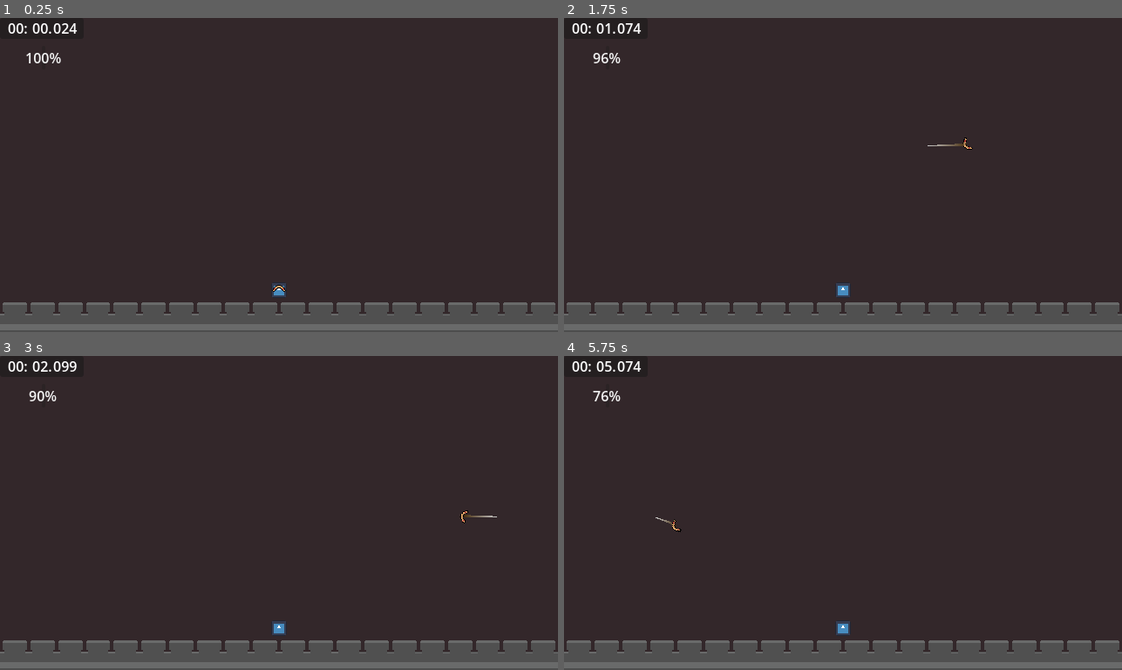
Above: before the commit, frames 1-4 (two rows, left to right).
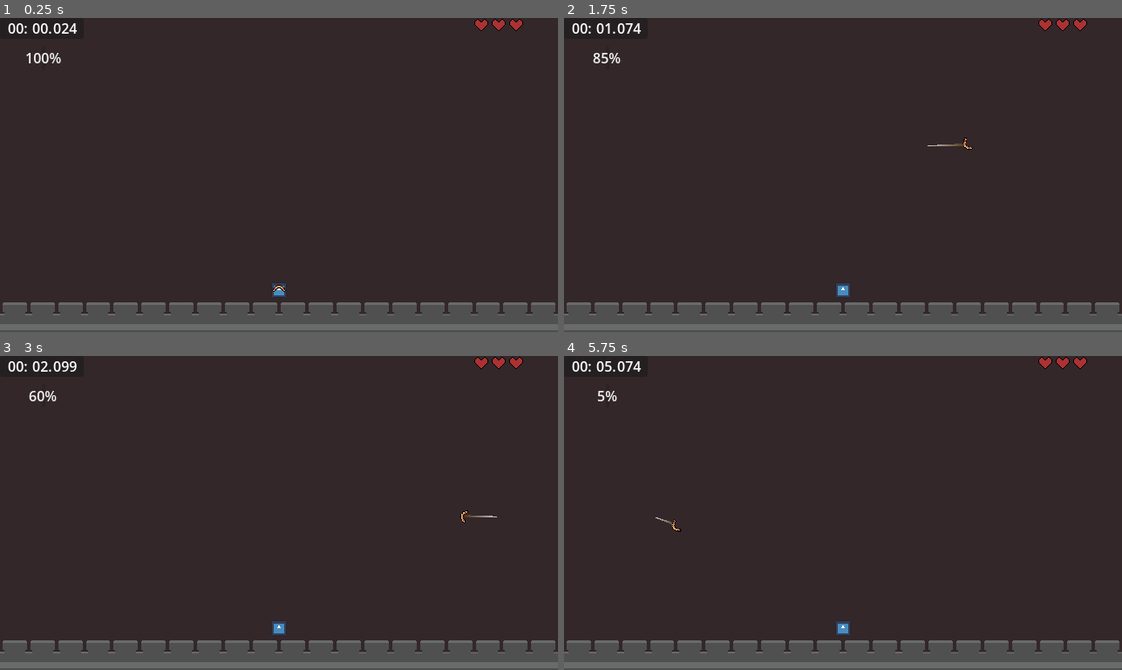
Above: after the commit, the same moments.

Repository: jeisaRaja/doomerang
Game: Godot game, scene res://scenes/levels/level_1.tscn
Same seed, same stepped clock (60 frames per second), same inputs: the game is played once before the commit and once after it. The project has no main scene, so this scene is started directly. The engine's default icon, where the game draws it, is replaced by a stand-in: a white triangle on a blue panel in a dark square.
Inputs:
- Up to frame 1 (0.25 s): no input
- Up to frame 2 (1.75 s): hold D (right) 0.53-1.28 s; tap Shift (dash) at 0.6, 1.35 s; hold S (down) from 1.28 s (still down)
- Up to frame 3 (3 s): release S (down) at 2.03 s; hold D (right) 2.03-2.78 s; tap Shift (dash) at 2.1, 2.85 s; hold W (up) from 2.78 s (still down)
- Up to frame 4 (5.75 s): release W (up) at 3.53 s; hold A (left) 3.53-5.03 s; tap Shift (dash) at 3.6, 4.35, 5.1 s; hold S (down) from 5.03 s (still down)

The runs differ from the first frame. In frame 1, 0.2% of the frame differs, in the area x 85-94%, y 0-5%; in frame 2, 0.2%; in frame 3, 0.2%; in frame 4, 0.3%, in the area x 5-94%, y 0-15%.

Commit message:
add player soul ui

Diff:
--- a/globals/game.gd
+++ b/globals/game.gd
@@ -10,7 +10,6 @@
 
 
 func take_soul():
+	player_soul = clampi(player_soul - 1, 0, player_soul)
 	if player_soul == 0:
 		Events.player_died.emit()
-		return
-	player_soul = clampi(player_soul, 0, player_soul - 1)
--- a/project.godot
+++ b/project.godot
@@ -18,6 +18,7 @@
 
 Utils="*res://globals/utils.gd"
 Events="*res://globals/events.gd"
+Game="*res://globals/game.gd"
 
 [display]
 
--- a/scenes/levels/level_1.tscn
+++ b/scenes/levels/level_1.tscn
@@ -11,6 +11,7 @@
 [ext_resource type="PackedScene" uid="uid://dprgsn5gr1s41" path="res://scenes/objects/thrower.tscn" id="6_x6kyi"]
 [ext_resource type="Script" path="res://scenes/ui/time_limit.gd" id="7_j40aq"]
 [ext_resource type="Script" path="res://scenes/ui/time.gd" id="11_dikny"]
+[ext_resource type="PackedScene" uid="uid://cfs2qsko2nn06" path="res://scenes/ui/player_soul.tscn" id="12_c6oiq"]
 
 [sub_resource type="RectangleShape2D" id="RectangleShape2D_110fo"]
 size = Vector2(640, 20)
@@ -105,7 +106,7 @@
 script = ExtResource("7_j40aq")
 
 [node name="Timer" type="Timer" parent="CanvasLayer/TimeLimit"]
-wait_time = 20.0
+wait_time = 5.0
 one_shot = true
 autostart = true
 
@@ -137,3 +138,11 @@
 offset_bottom = 23.0
 text = "00:"
 horizontal_alignment = 2
+
+[node name="PlayerSoul" parent="CanvasLayer" instance=ExtResource("12_c6oiq")]
+anchors_preset = 1
+anchor_left = 1.0
+anchor_right = 1.0
+offset_left = -40.0
+offset_right = 0.0
+grow_horizontal = 0
--- a/scenes/levels/spawner.tscn
+++ b/scenes/levels/spawner.tscn
@@ -2,10 +2,8 @@
 
 [ext_resource type="Script" path="res://scenes/levels/spawner.gd" id="1_jw6t6"]
 
-[node name="Spawner" type="Node2D" node_paths=PackedStringArray("start_point", "end_point")]
+[node name="Spawner" type="Node2D"]
 script = ExtResource("1_jw6t6")
-start_point = NodePath("")
-end_point = NodePath("")
 
 [node name="Timer" type="Timer" parent="."]
 autostart = true
--- /dev/null
+++ b/scenes/main.gd
@@ -0,0 +1,9 @@
+extends Node2D
+
+
+func _ready():
+	Events.player_died.connect(_on_player_died)
+
+
+func _on_player_died():
+	print("player died")
--- /dev/null
+++ b/scenes/main.tscn
@@ -0,0 +1,11 @@
+[gd_scene load_steps=3 format=3 uid="uid://dw360yuwwvka4"]
+
+[ext_resource type="Script" path="res://scenes/main.gd" id="1_tdrnp"]
+[ext_resource type="PackedScene" uid="uid://cda40656i7rg8" path="res://scenes/levels/level_1.tscn" id="1_ww7fw"]
+
+[node name="Main" type="Node2D"]
+script = ExtResource("1_tdrnp")
+
+[node name="Level1" parent="." instance=ExtResource("1_ww7fw")]
+
+[node name="CanvasLayer" type="CanvasLayer" parent="."]
--- a/scenes/player/player.gd
+++ b/scenes/player/player.gd
@@ -19,6 +19,7 @@
 	state = IDLE
 	await get_tree().create_timer(1).timeout
 	global_position = %Thrower.global_position
+	Game.take_soul()
 
 
 func _physics_process(_delta):
--- /dev/null
+++ b/scenes/ui/player_soul.gd
@@ -0,0 +1,25 @@
+extends Control
+
+@export var soul_sprite: Texture2D
+@onready var hbox = $HBoxContainer as HBoxContainer
+
+
+func _ready():
+	Events.player_soul_changed.connect(_on_player_soul_changed)
+	for i in range(Game.player_soul):
+		var tex_rect = TextureRect.new()
+		tex_rect.texture = soul_sprite
+		tex_rect.expand_mode = TextureRect.EXPAND_FIT_WIDTH_PROPORTIONAL
+
+		hbox.add_child(tex_rect)
+
+
+func _on_player_soul_changed():
+	print(Game.player_soul)
+	var souls = hbox.get_children()
+	for i in range(souls.size()):
+		var soul = souls[i] as TextureRect
+		if Game.player_soul > i:
+			soul.visible = true
+		else:
+			soul.visible = false
--- /dev/null
+++ b/scenes/ui/player_soul.tscn
@@ -0,0 +1,18 @@
+[gd_scene load_steps=3 format=3 uid="uid://cfs2qsko2nn06"]
+
+[ext_resource type="Script" path="res://scenes/ui/player_soul.gd" id="1_p85jy"]
+[ext_resource type="Texture2D" uid="uid://c3bofn7a4renb" path="res://arts/heart.png" id="2_1xdb2"]
+
+[node name="PlayerSoul" type="Control"]
+layout_mode = 3
+anchors_preset = 0
+offset_right = 184.0
+offset_bottom = 40.0
+script = ExtResource("1_p85jy")
+soul_sprite = ExtResource("2_1xdb2")
+
+[node name="HBoxContainer" type="HBoxContainer" parent="."]
+layout_mode = 1
+offset_left = -88.0
+offset_bottom = 16.0
+alignment = 2
--- a/scenes/ui/time_limit.gd
+++ b/scenes/ui/time_limit.gd
@@ -13,6 +13,7 @@
 	value = timer.time_left
 	if value <= 0:
 		Events.player_fell.emit()
+		set_process(false)
 
 
 func _on_player_returned():
Binary file added: arts/heart.png
Not shown, added: arts/heart.png.import
Not shown: 1 places in scenes/levels/level_1.tscn that only renumber resources
Not shown, changed: README.md
